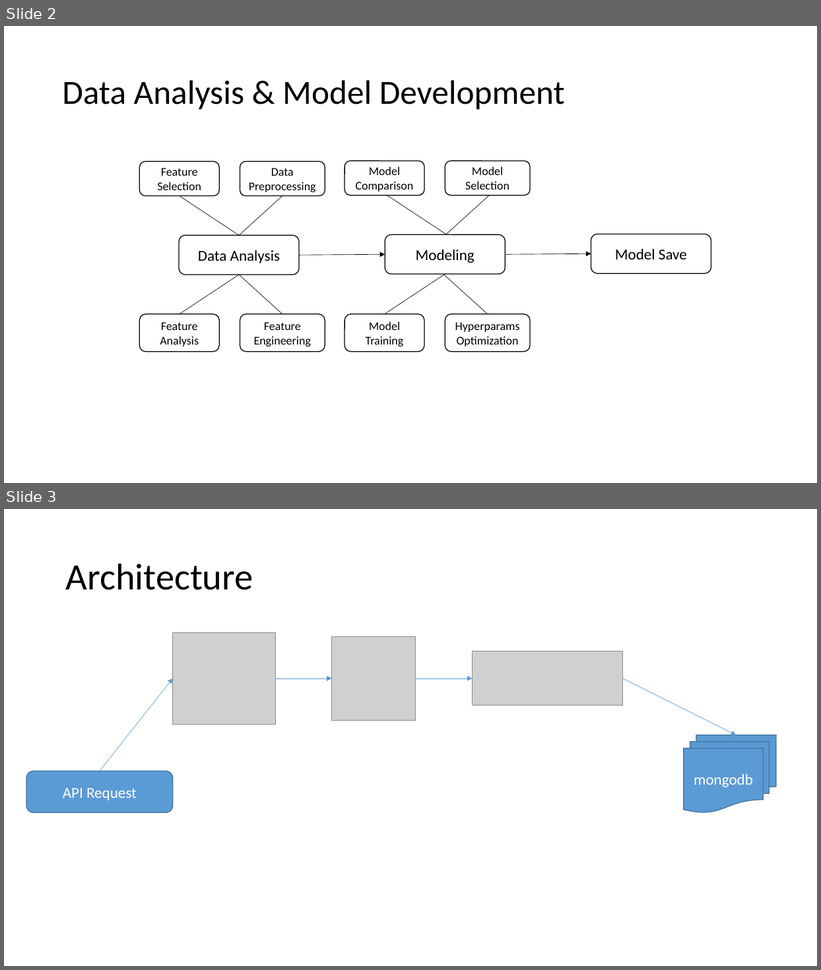
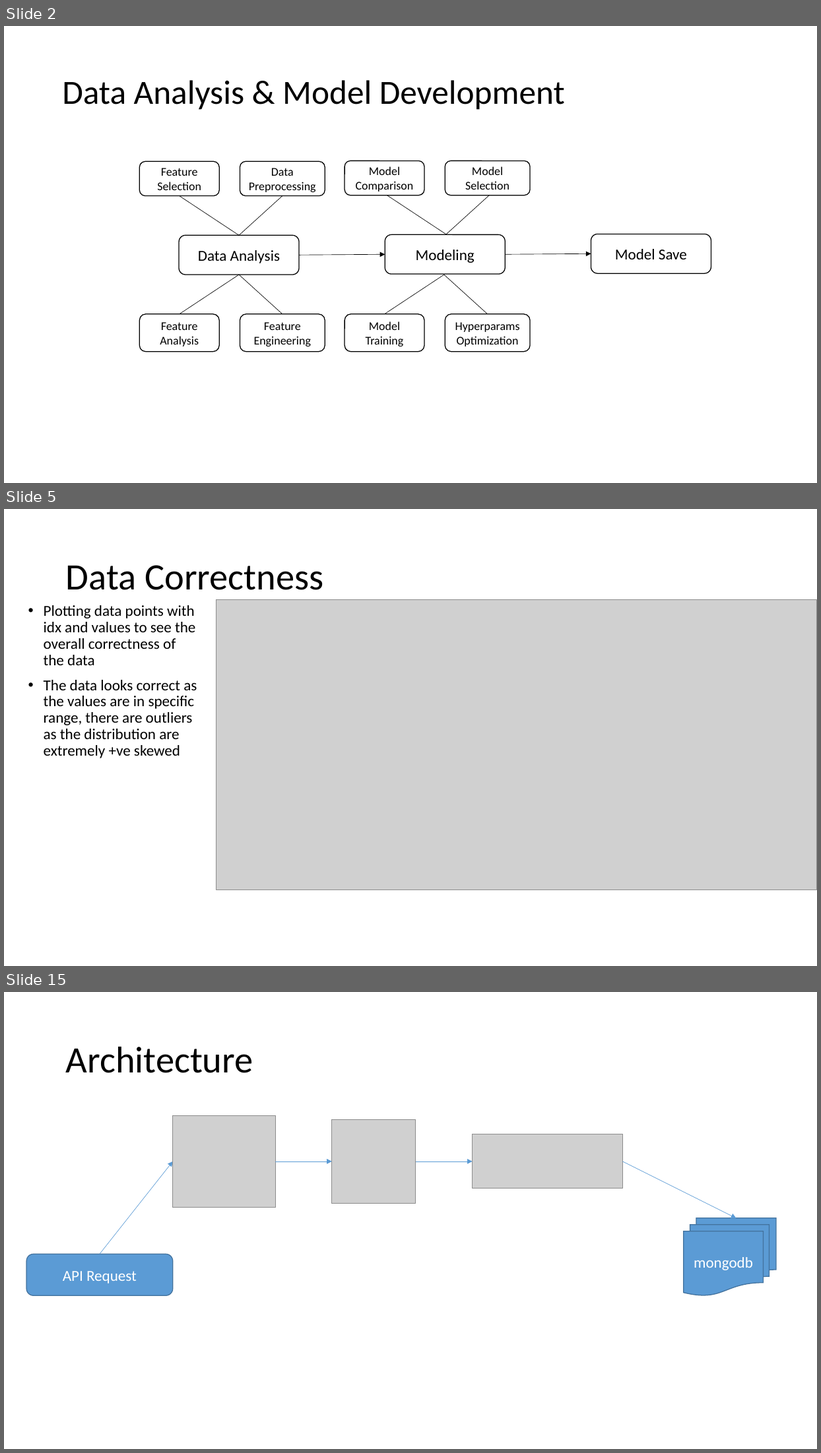
Before and after one commit to adilmukhtar82/PdM, a slide deck: docs/Presentation.pptx. Shown one above the other, each under a label of ours: slides 2 and 3 before the commit, slides 2, 5 and 15 after it; the slides between them are not shown. The pictures are 821x970 and 821x1453 pixels, drawn with LibreOffice and Linux fonts; fonts in the diff are those of the drawing; grey boxes stand for pictures. Boxes give left, top, right and bottom in pixels: in the first picture for what was removed or moved away, otherwise in the second. Text is boxed around its words. In the diff, an @@ line names an element or a change of style, - is before the commit and + after.

```diff
--- a/docs/Presentation.pptx
+++ b/docs/Presentation.pptx
@@ slide 5 added at (x1=4, y1=509, x2=817, y2=966), background #FFFFFF @@
@@ title added at (x1=66, y1=565, x2=323, y2=590), 44 pt, text #000000 @@
+Data Correctness
@@ text added at (x1=44, y1=605, x2=197, y2=758), 18 pt, text #000000 @@
+• Plotting data points with idx and values to see the overall correctness of the data
+• The data looks correct as the values are in specific range, there are outliers as the distribution are extremely +ve skewed
@@ picture added at (x1=217, y1=600, x2=817, y2=890) @@
@@ what was slide 3 is now slide 15 @@
```
Also in this commit, not shown: 1 slide changed, 11 other slides added, 3 other files.
